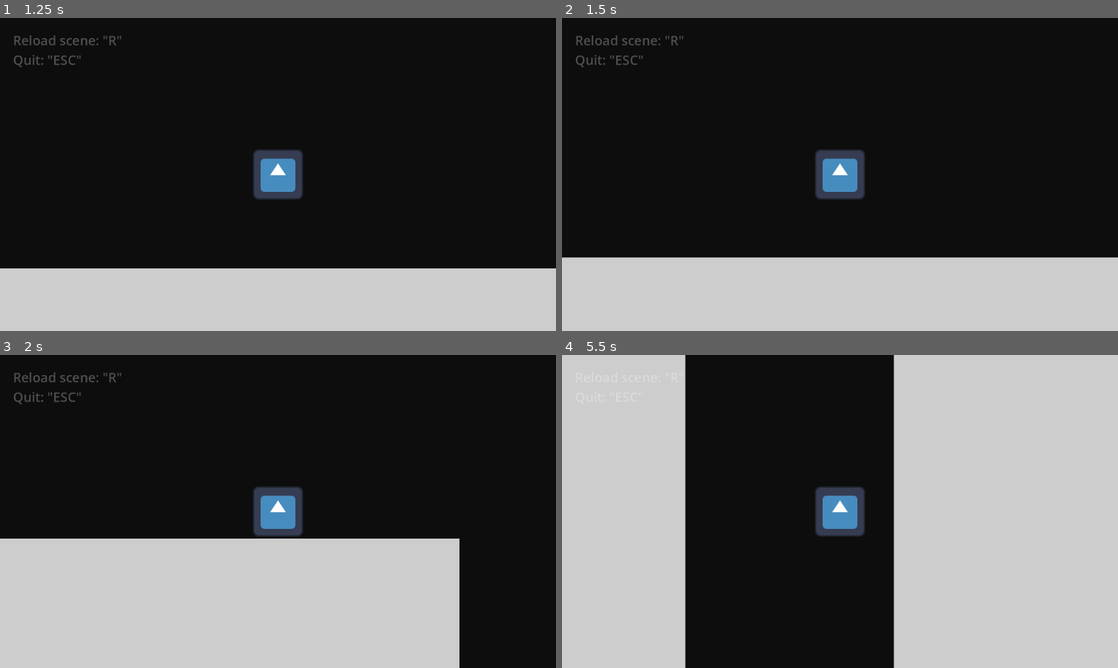
Above: before the commit, frames 1-4 (two rows, left to right).
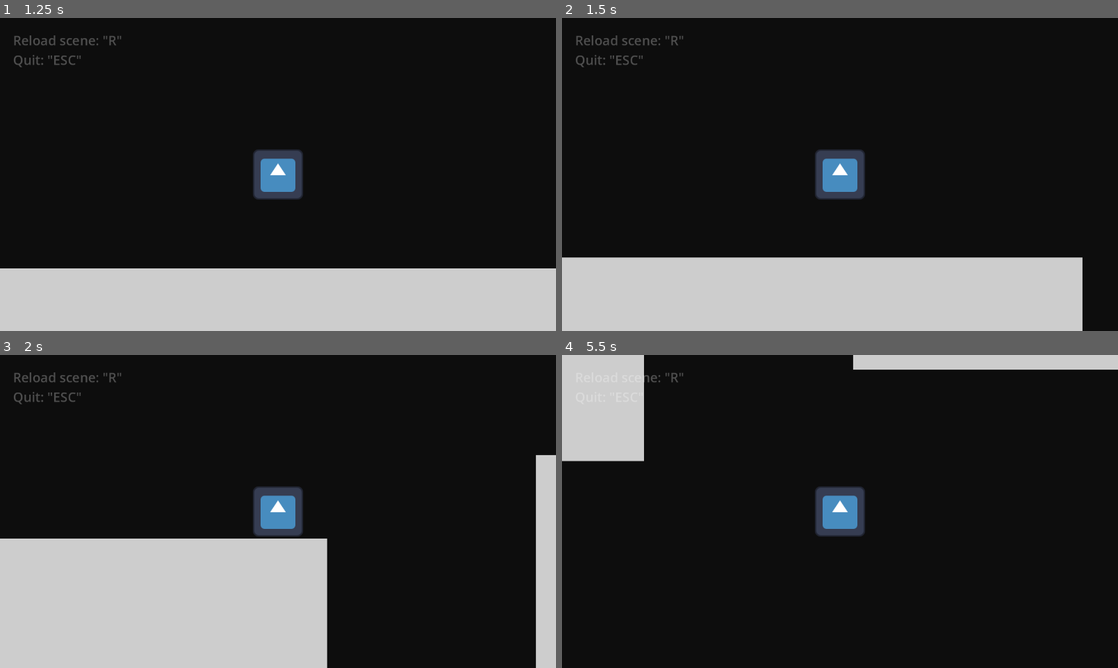
Above: after the commit, the same moments.

Repository: ad-g/Ninja-Returns
Game: Godot game, scene res://levels/test level/level_test.tscn
Same seed, same stepped clock (60 frames per second), same inputs: the game is played once before the commit and once after it. The engine's default icon, where the game draws it, is replaced by a stand-in: a white triangle on a blue panel in a dark square.
Inputs:
- Up to frame 1 (1.25 s): tap Enter at 0.5 s; hold D (move_right) from 0.53 s (still down); tap Space (jump) at 0.77 s
- Up to frame 2 (1.5 s): keep holding D (move_right)
- Up to frame 3 (2 s): keep holding D (move_right); tap Space (jump) at 1.52 s
- Up to frame 4 (5.5 s): release D (move_right) at 2.03 s; hold A (move_left) 2.03-2.78 s; hold D (move_right) 2.78-4.28 s; tap Space (jump) at 3.02, 3.77, 4.52 s; hold A (move_left) 4.28-5.03 s; hold D (move_right) from 5.03 s (still down)

Frame 1 is identical in both runs. In frame 2, 1.5% of the frame differs, in the area x 93-100%, y 76-100%; in frame 3, 12%; in frame 4, 56%, in the area x 0-100%, y 0-100%.

Commit message:
tuned player movement speed
I have increased the player movement speed

Diff:
--- a/player/player.gd
+++ b/player/player.gd
@@ -1,7 +1,7 @@
 extends CharacterBody2D
 
 
-const SPEED = 680.0
+const SPEED = 890.0
 const JUMP_VELOCITY = -600.0
 
 var gravity = ProjectSettings.get_setting("physics/2d/default_gravity")
